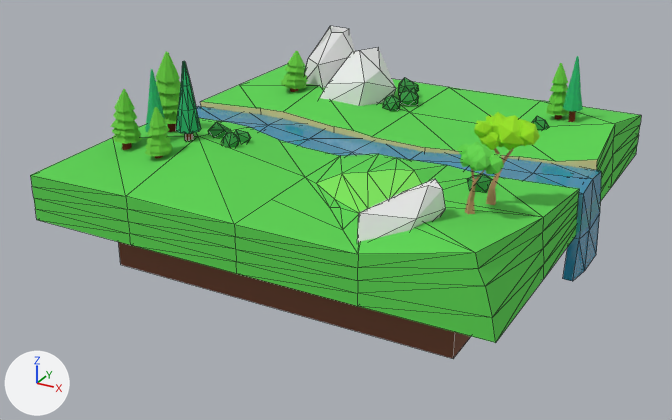
An edit to the Blender file BlenderMinis/lowPolyLandScape.blend, drawn before and after from the same camera.
One viewpoint serves both versions: a 50 mm camera at (12.26, -23.98, 11.65) aimed at (-0.63, -0.53, -0.07). The axes (+X, +Y, +Z) are drawn at lower left. The lights are the same throughout. Mesh edges are drawn as thin lines on the coarser meshes.

The scene before the commit, as lines of its bpy script (objects in view):
```python
ob_cylinder_003 = bpy.data.objects.new('Cylinder.003', me_cylinder_004)
ob_cylinder_003.location = (-5.15, -2.6, 3.29)
ob_cylinder_003.rotation_euler = (0.0, 0.0, 2.756)  # degrees (0, 0, 158)
ob_cylinder_003.scale = (0.581, 0.581, 0.46)
ob_icosphere_006 = bpy.data.objects.new('Icosphere.006', me_icosphere_002)
ob_icosphere_006.location = (5.49, -3.09, 4.02)
ob_icosphere_006.rotation_euler = (-2.274, 0.106, -0.969)  # degrees (-130, 6.1, -56)
ob_icosphere_006.scale = (0.476, 0.476, 0.476)
ob_plane = bpy.data.objects.new('Plane', me_plane)
ob_plane.location = (0.0, 0.0, 1.98)
ob_plane.scale = (6.98, 1.95, 1.47)
# me_plane
# before: 10 (0.99, -0.29, -1.78), 11 (1.02, 0.7, -1.76), 27 (1.01, 0.11, -1.77)
# also in view: 'Cylinder.005' at (-5.72, -4.08, 3.1); 'Icosphere' at (-3.98, 4.8, 2.95); 'Cylinder.006' at (4.71, 4.48, 3.16); 'Cylinder.007' at (-4.23, 3.04, 3.02); 'Cylinder.002' at (5.26, 4.09, 3.43)
```
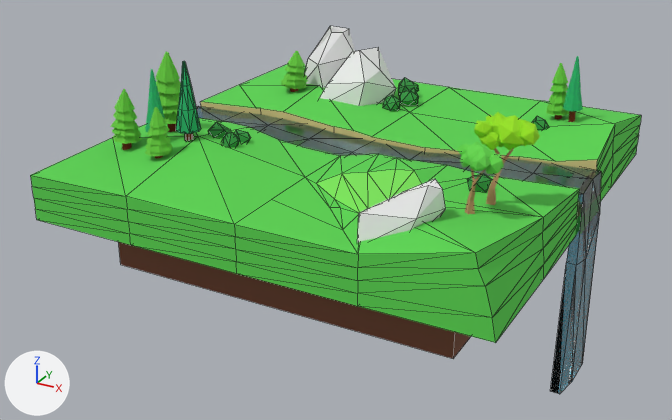
Diff of the bpy script that builds the scene:
```diff
--- a/BlenderMinis/lowPolyLandScape.blend.py
+++ b/BlenderMinis/lowPolyLandScape.blend.py
@@ mat_material_004 @@
 n0 = _N.new('ShaderNodeBsdfPrincipled'); n0.name = 'Principled BSDF'
 n0.inputs[24].default_value = 0.1  # 'Sheen Weight'
+n0.inputs[18].default_value = 1.0  # 'Transmission Weight'
 n1 = _N.new('ShaderNodeBsdfGlass'); n1.name = 'Glass BSDF'
@@ me_plane @@
 me_plane.from_pydata(...)  # 39 vertices, 48 faces; spans x -1.0..1.02, y -1.17..0.99, z -1.78..0.1
 # used by ob_plane; location = (0.0, 0.0, 1.98); scale = (6.98, 1.95, 1.47)
+# me_plane part 1
+for i in [10, 11, 27]: me_plane.vertices[i].co += Vector((0.0, 0.0, -2.56))
 me_plane.vertices[28].co = (1.01, 0.71, -0.87)
-me_plane.vertices[29].co = (1.0, -0.29, -0.89)
-me_plane.vertices[34].co = (1.01, 0.14, -0.93)
+me_plane.vertices[29].co = (1.0, -0.29, -1.43)
+me_plane.vertices[34].co = (1.01, 0.14, -1.53)
 me_plane.materials.append(mat_material_004)
```

Pixel boxes (x1, y1, x2, y2) of what changed, in the pictures (672 x 420 px; the box of a moved part takes in the faces that stretch with it):
'Plane', surface changed, reshaped (64% taller): before (196, 106, 601, 281); after (196, 106, 601, 394)
part 1 of me_plane, moved or reshaped: before (563, 172, 601, 281); after (550, 172, 601, 394)
